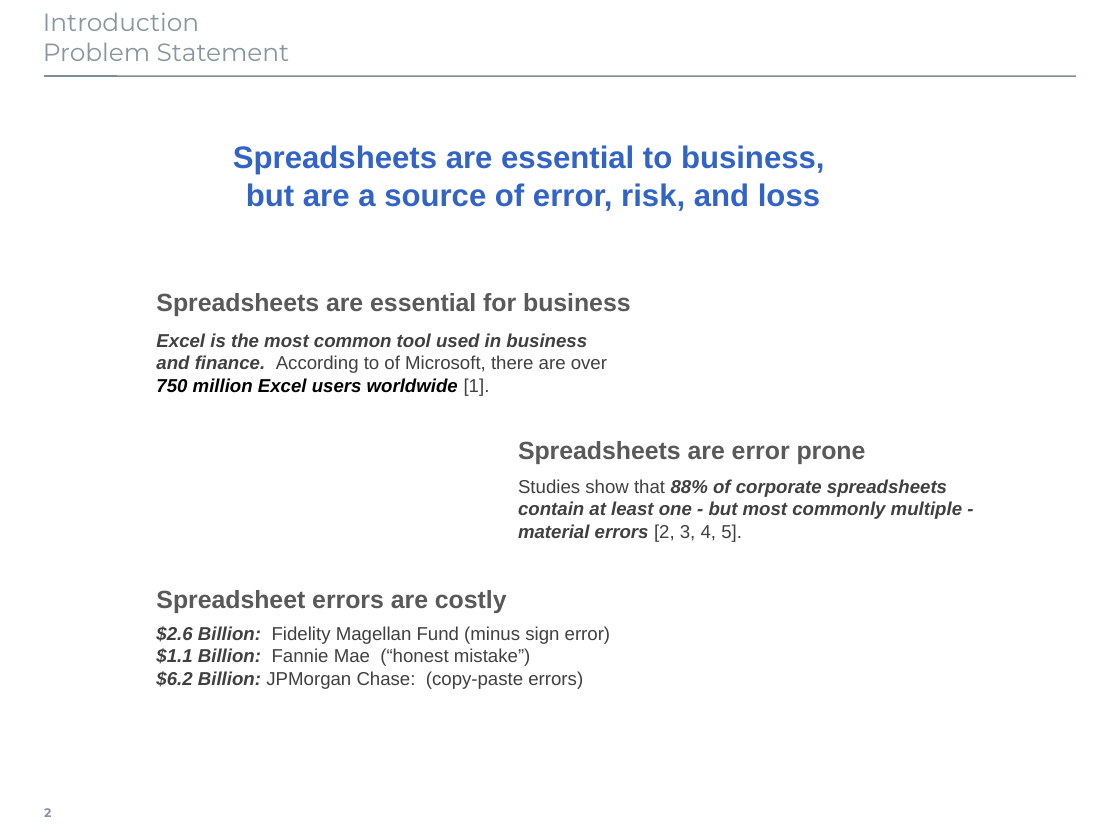
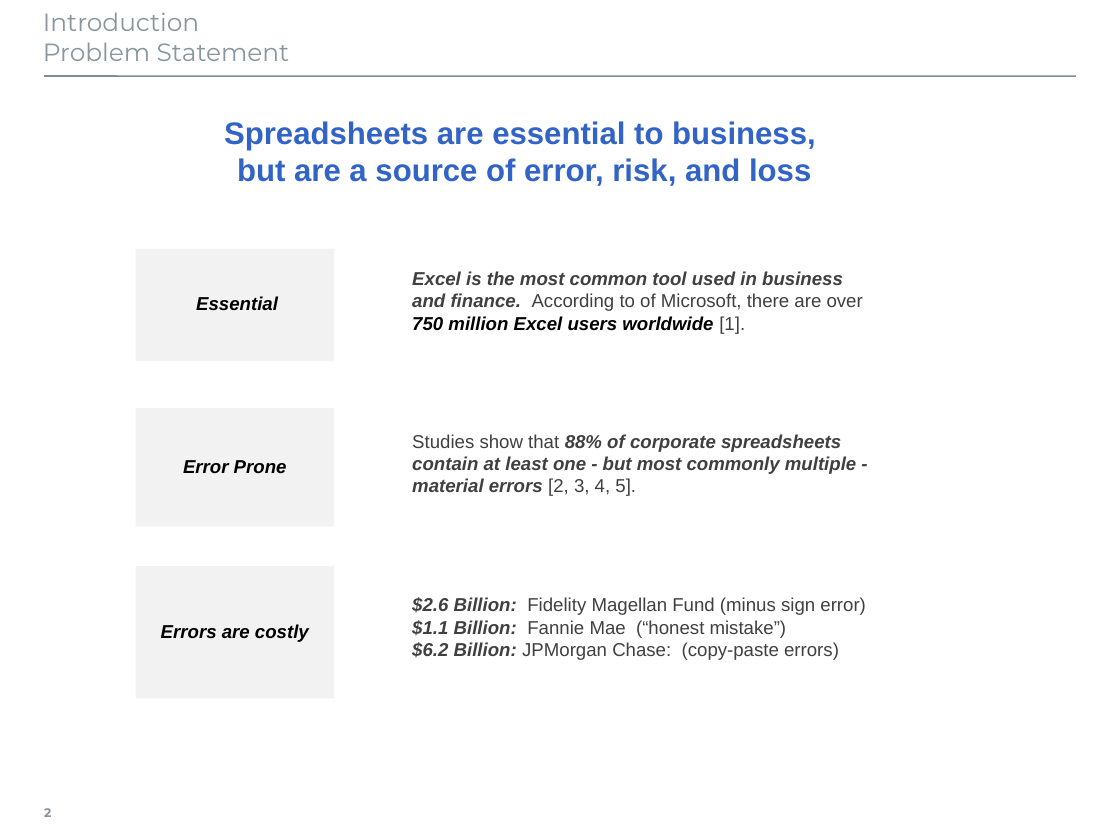
Before and after one commit to georgzurbonsen/B4P_Docu_Maker, a slide deck: slide 2 of source-docs/B4P_Illustrations.pptx. Drawn at 1120x840 pixels with LibreOffice and Linux fonts; fonts in the diff are those of the drawing. Boxes give left, top, right and bottom in pixels: in the first picture for what was removed or moved away, otherwise in the second. Text is boxed around its words. In the diff, an @@ line names an element or a change of style, - is before the commit and + after.

```diff
--- a/source-docs/B4P_Illustrations.pptx
+++ b/source-docs/B4P_Illustrations.pptx
@@ text "Spreadsheets are essential to business, ...": place and size @@
-text "Spreadsheets are essential to business, ..." at (233, 145, 825, 211)
+text "Spreadsheets are essential to business, ..." at (224, 121, 816, 186)
@@ rectangle added at (136, 249, 334, 361), fill #F2F2F2, 12 pt, text #000000, bold, italic @@
+Essential
@@ text "Excel is the most common ...": place and size @@
-text "Excel is the most common ..." at (156, 333, 607, 396)
+text "Excel is the most common ..." at (412, 271, 863, 334)
@@ text removed at (156, 293, 631, 316) @@
-Spreadsheets are essential for business
@@ rectangle added at (136, 408, 334, 526), fill #F2F2F2, 12 pt, text #000000, bold, italic @@
+Error Prone
@@ text "Studies show that 88% of ...": place and size @@
-text "Studies show that 88% of ..." at (518, 479, 962, 542)
+text "Studies show that 88% of ..." at (412, 434, 856, 496)
@@ text removed at (518, 441, 866, 464) @@
-Spreadsheets are error prone
@@ rectangle "Errors are costly": place and size @@
-rectangle "Errors are costly" at (156, 590, 507, 613)
+rectangle "Errors are costly" at (136, 566, 334, 698)
@@ rectangle "Errors are costly" at (136, 566, 334, 698): vertical alignment top to middle; fill none to #F2F2F2 @@
@@ text "$2.6 Billion: Fidelity Magellan Fund ...": place and size @@
-text "$2.6 Billion: Fidelity Magellan Fund ..." at (156, 626, 611, 689)
+text "$2.6 Billion: Fidelity Magellan Fund ..." at (412, 597, 866, 660)
@@ text in rectangle at (161, 624, 309, 642): text changed; size 16 to 12 pt; text colour #595959 to #000000; italic on @@
-Spreadsheet errors are costly
+Errors are costly
```
Also in this commit, not shown: 4 other slides changed, 1 slide added, 2 other files.
